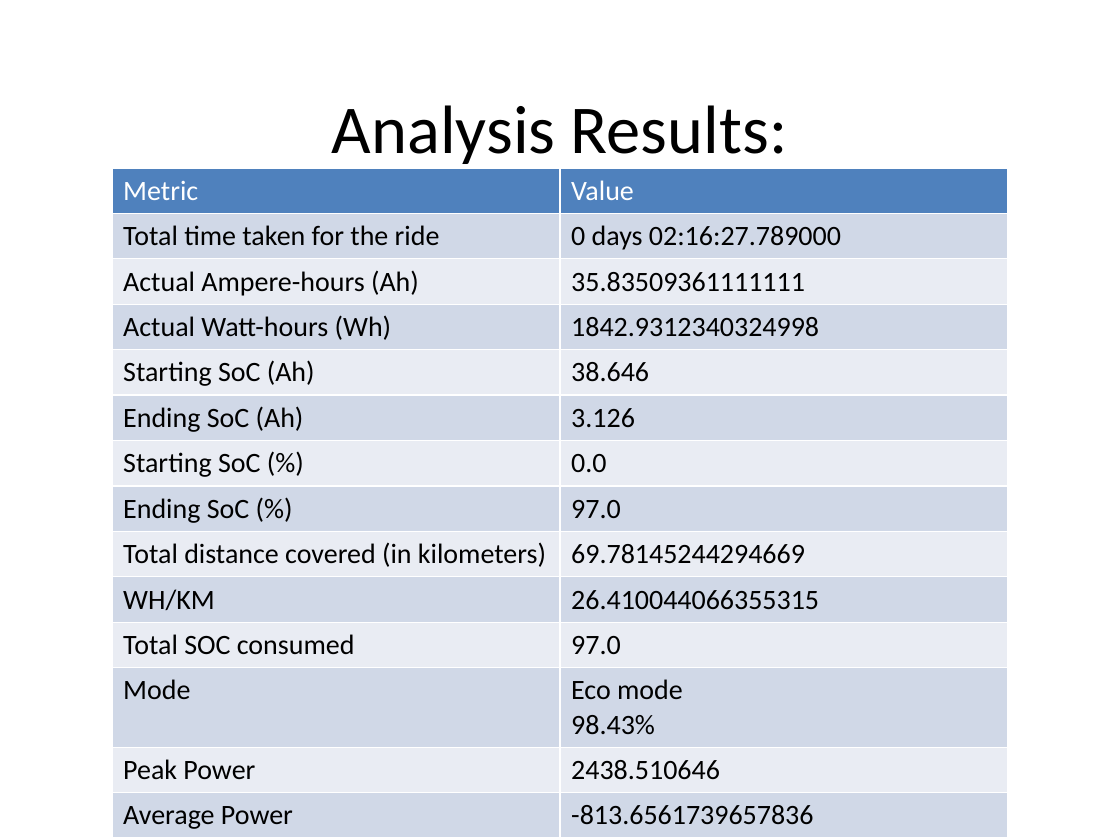
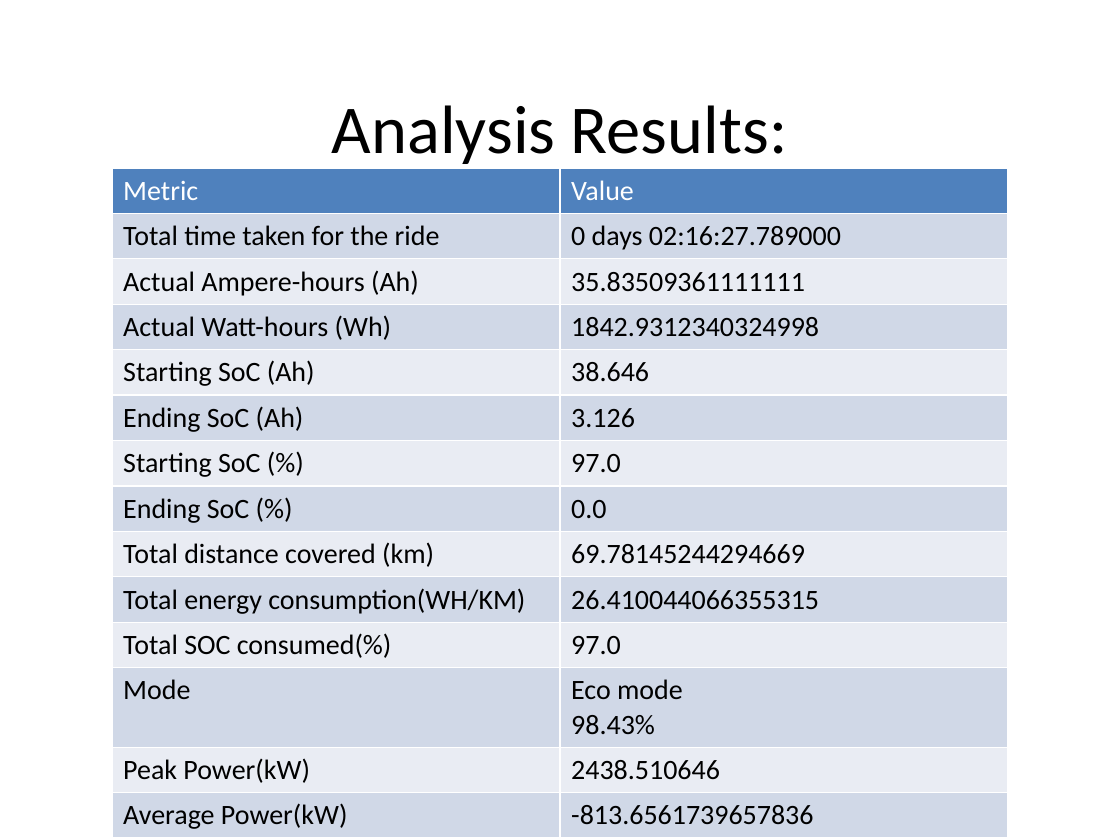
Before and after one commit to annmonrajijames/Automationdashboard, a slide deck: slide 2 of Automationdashboard/MAIN_FOLDER/Automation_Dashboard_Batterywise/V4/D11_03_2024/B3_B03_13.15_15.30/analysis_B3_B03_13.15_15.30.pptx. Drawn at 1120x840 pixels with LibreOffice and Linux fonts; fonts in the diff are those of the drawing. Boxes give left, top, right and bottom in pixels: in the first picture for what was removed or moved away, otherwise in the second. Text is boxed around its words. In the diff, an @@ line names an element or a change of style, - is before the commit and + after.

Commit message:
Made changes with regenerative effectiveness, Rectified the anomaly in the Total SOC consumed

```diff
--- a/Automationdashboard/MAIN_FOLDER/Automation_Dashboard_Batterywise/V4/D11_03_2024/B3_B03_13.15_15.30/analysis_B3_B03_13.15_15.30.pptx
+++ b/Automationdashboard/MAIN_FOLDER/Automation_Dashboard_Batterywise/V4/D11_03_2024/B3_B03_13.15_15.30/analysis_B3_B03_13.15_15.30.pptx
@@ table at (112,168,1008,833) @@
-row 7, column 2: 0.0
+row 7, column 2: 97.0
-row 8, column 2: 97.0
+row 8, column 2: 0.0
-row 9, column 1: Total distance covered (in kilometers)
+row 9, column 1: Total distance covered (km)
-row 10, column 1: WH/KM
+row 10, column 1: Total energy consumption(WH/KM)
-row 11, column 1: Total SOC consumed
+row 11, column 1: Total SOC consumed(%)
-row 13, column 1: Peak Power
+row 13, column 1: Peak Power(kW)
-row 14, column 1: Average Power
+row 14, column 1: Average Power(kW)
```
Also in this commit, not shown: 3 other slides changed, 13 other files.
